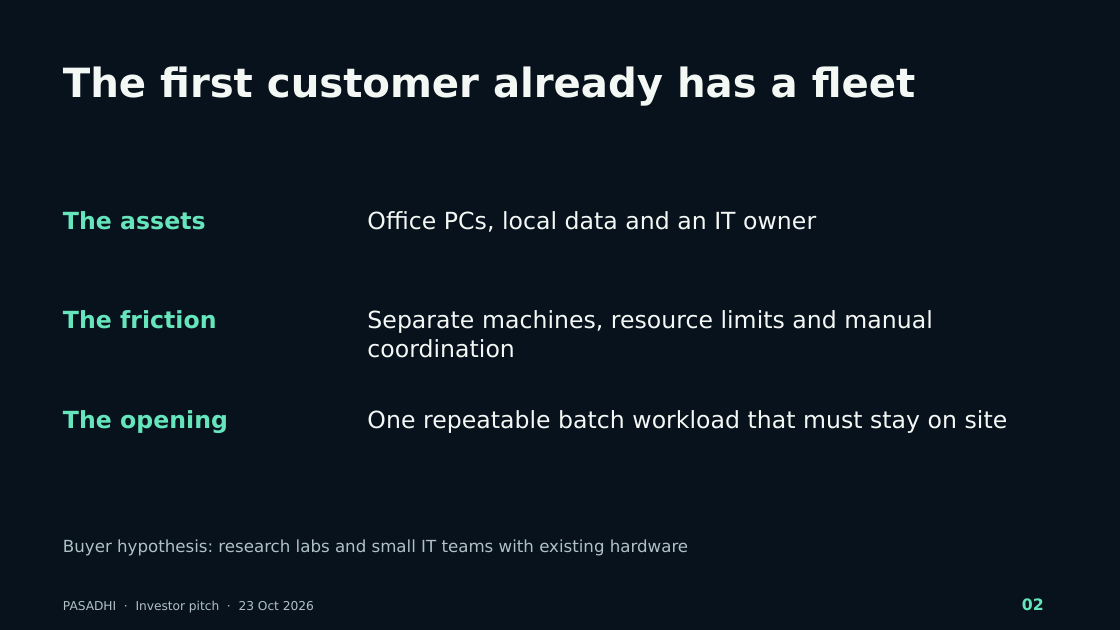
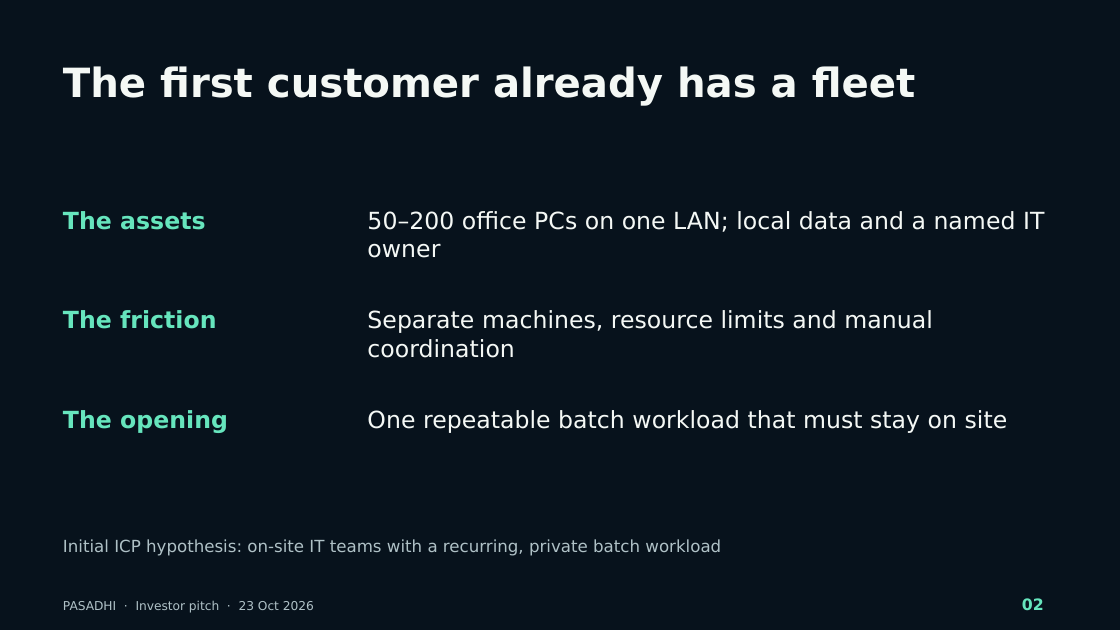
Before and after one commit to camponggogo/pasadhi, a slide deck: slide 2 of web/download/PASADHI-pitch-2026.pptx. Drawn at 1120x630 pixels with LibreOffice and Linux fonts; fonts in the diff are those of the drawing. Boxes give left, top, right and bottom in pixels: in the first picture for what was removed or moved away, otherwise in the second. Text is boxed around its words. In the diff, an @@ line names an element or a change of style, - is before the commit and + after.

```diff
--- a/web/download/PASADHI-pitch-2026.pptx
+++ b/web/download/PASADHI-pitch-2026.pptx
@@ text at bbox=[367, 211, 1044, 258]: text changed @@
-Office PCs, local data and an IT owner
+50–200 office PCs on one LAN; local data and a named IT owner
@@ text at bbox=[63, 539, 721, 556]: text changed @@
-Buyer hypothesis: research labs and small IT teams with existing hardware
+Initial ICP hypothesis: on-site IT teams with a recurring, private batch workload
```
Also in this commit, not shown: 2 other slides changed, 14 other files.
